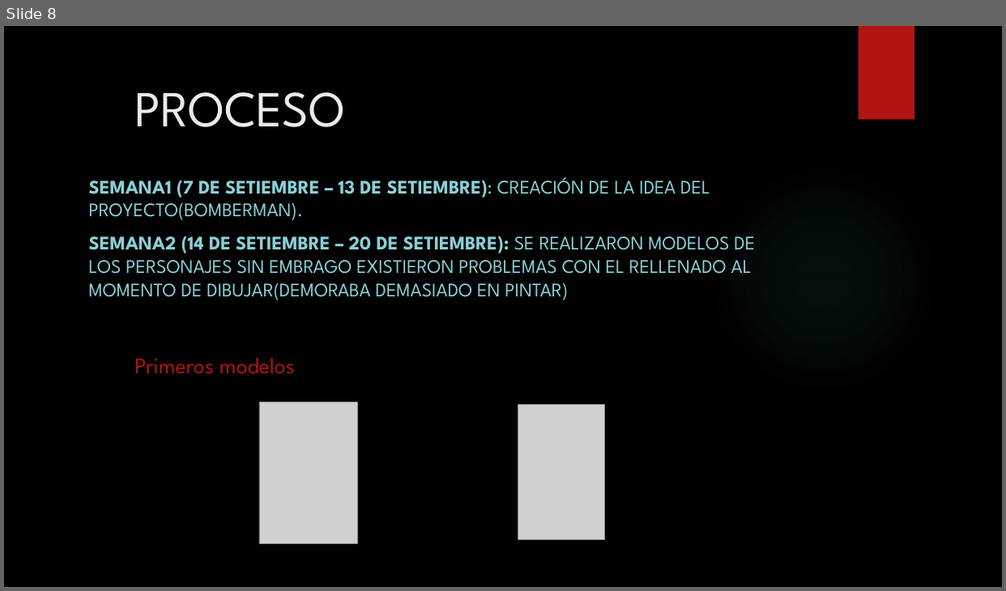
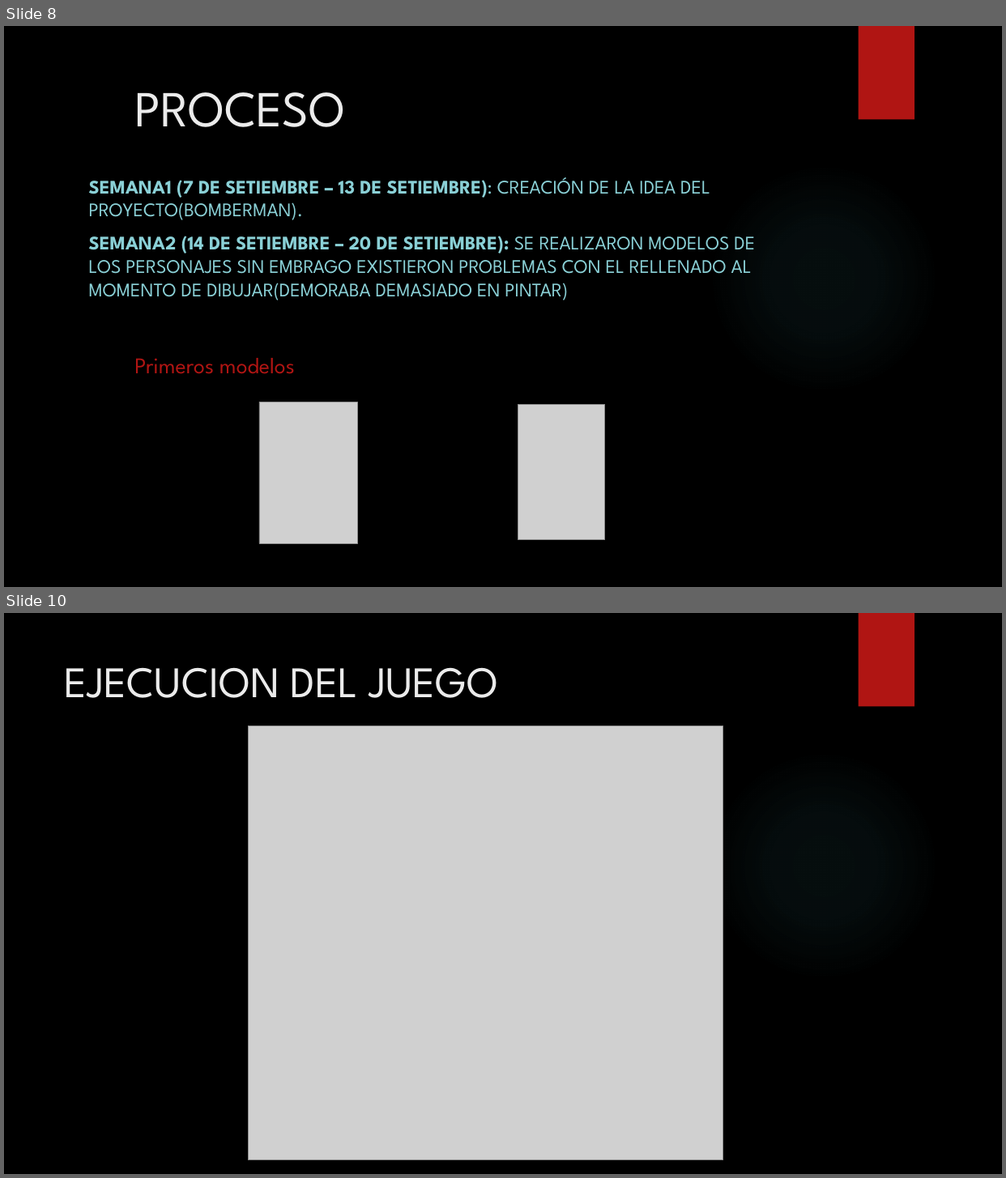
Before and after one commit to ComputacionGraficaUnsaac/Grupo6, a slide deck: Documentación.pptx. Shown one above the other, each under a label of ours: slide 8 before the commit, slides 8 and 10 after it; the slides between them are not shown. The pictures are 1006x591 and 1006x1178 pixels, drawn with LibreOffice and Linux fonts; fonts in the diff are those of the drawing; grey boxes stand for pictures; background and template pictures are left out. Boxes give left, top, right and bottom in pixels: in the first picture for what was removed or moved away, otherwise in the second. Text is boxed around its words. In the diff, an @@ line names an element or a change of style, - is before the commit and + after.

```diff
--- a/Documentación.pptx
+++ b/Documentación.pptx
@@ slide 10 added at [4, 613, 1002, 1174], background picture (left out); not listed: 2 template elements that a slide beside it also shows @@
@@ title added at [65, 667, 499, 698], 42 pt, text #EBEBEB @@
+EJECUCION DEL JUEGO
@@ picture added at [248, 726, 722, 1161] @@
```
Also in this commit, not shown: 1 slide changed, 1 other slide added.
